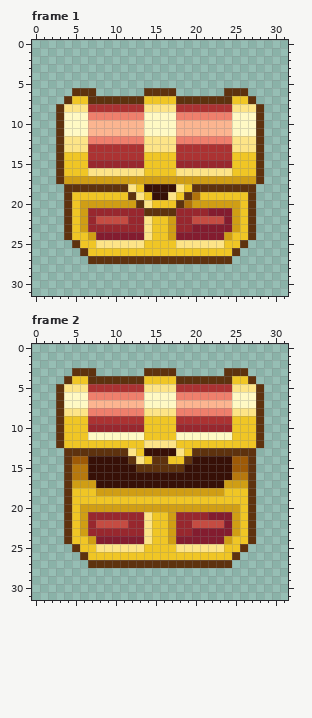
Two versions of one pixel-art file, _Data/Gameplay/TreasureBox.aseprite. Above, as it was before the edit.
32x32 pixels, 2 frames. Colours within 5 levels of each other are drawn and written as one. Shown: frame 1, frame 2.
The same view after the edit:
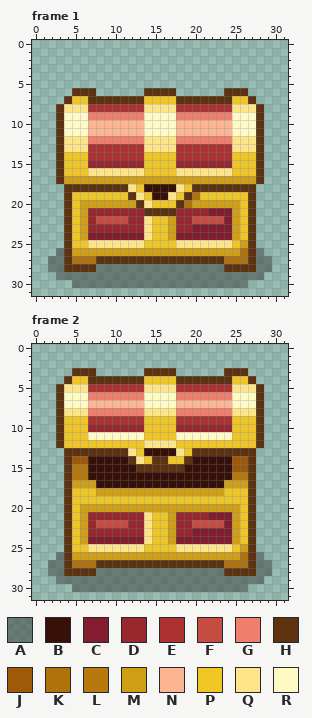
Palette (. is transparent): A #2b2b2872  B #371007  C #831c2f  D #98272e  E #ac3232  F #c54c42  G #ef7f6c  H #5e320e  J #9e5a07  K #b0720b  L #b7780d  M #d09e14  N #fcb590  P #f0c625  Q #fde487  R #fff9c4
Changes in this commit:
{"change": "layer \"Shadow\" added"}
{"where": "frame 1, layers \"Layer 1\", \"Shadow\""}
{"frame":1,"y":24,"x":6,"old":"PM","new":"MC"}
{"frame":1,"y":24,"x":24,"old":"MP","new":"CM"}
{"frame":1,"y":25,"x":4,"old":".H","new":"HP"}
{"frame":1,"y":25,"x":7,"old":"P","new":"Q"}
{"frame":1,"y":25,"x":24,"old":"P","new":"Q"}
{"frame":1,"y":25,"x":26,"old":"H.","new":"MH"}
{"frame":1,"y":26,"x":3,"old":"...HPPPPPPPPPPPPPPPPPPH...","new":"AHMMMMMMMMMMMMMMMMMMMMMKHA"}
{"frame":1,"y":27,"x":2,"old":".....H","new":"AAHKKK"}
{"frame":1,"y":27,"x":24,"old":"H.....","new":"KKKHAA"}
{"frame":1,"y":28,"x":2,"old":"............................","new":"AAHHHHAAAAAAAAAAAAAAAAHHHHAA"}
{"frame":1,"y":29,"x":3,"old":"..........................","new":"AAAAAAAAAAAAAAAAAAAAAAAAAA"}
{"frame":1,"y":30,"x":5,"old":"......................","new":"AAAAAAAAAAAAAAAAAAAAAA"}
{"where": "frame 2, layers \"Layer 1\", \"Shadow\""}
{"frame":2,"y":24,"x":6,"old":"PM","new":"MC"}
{"frame":2,"y":24,"x":24,"old":"MP","new":"CM"}
{"frame":2,"y":25,"x":4,"old":".H","new":"HP"}
{"frame":2,"y":25,"x":7,"old":"P","new":"Q"}
{"frame":2,"y":25,"x":24,"old":"P","new":"Q"}
{"frame":2,"y":25,"x":26,"old":"H.","new":"MH"}
{"frame":2,"y":26,"x":3,"old":"...HPPPPPPPPPPPPPPPPPPH...","new":"AHMMMMMMMMMMMMMMMMMMMMMKHA"}
{"frame":2,"y":27,"x":2,"old":".....H","new":"AAHKKK"}
{"frame":2,"y":27,"x":24,"old":"H.....","new":"KKKHAA"}
{"frame":2,"y":28,"x":2,"old":"............................","new":"AAHHHHAAAAAAAAAAAAAAAAHHHHAA"}
{"frame":2,"y":29,"x":3,"old":"..........................","new":"AAAAAAAAAAAAAAAAAAAAAAAAAA"}
{"frame":2,"y":30,"x":5,"old":"......................","new":"AAAAAAAAAAAAAAAAAAAAAA"}
{"label":"changed","picture_box":[48,232,272,288]}
{"label":"changed","picture_box":[48,536,272,592]}
